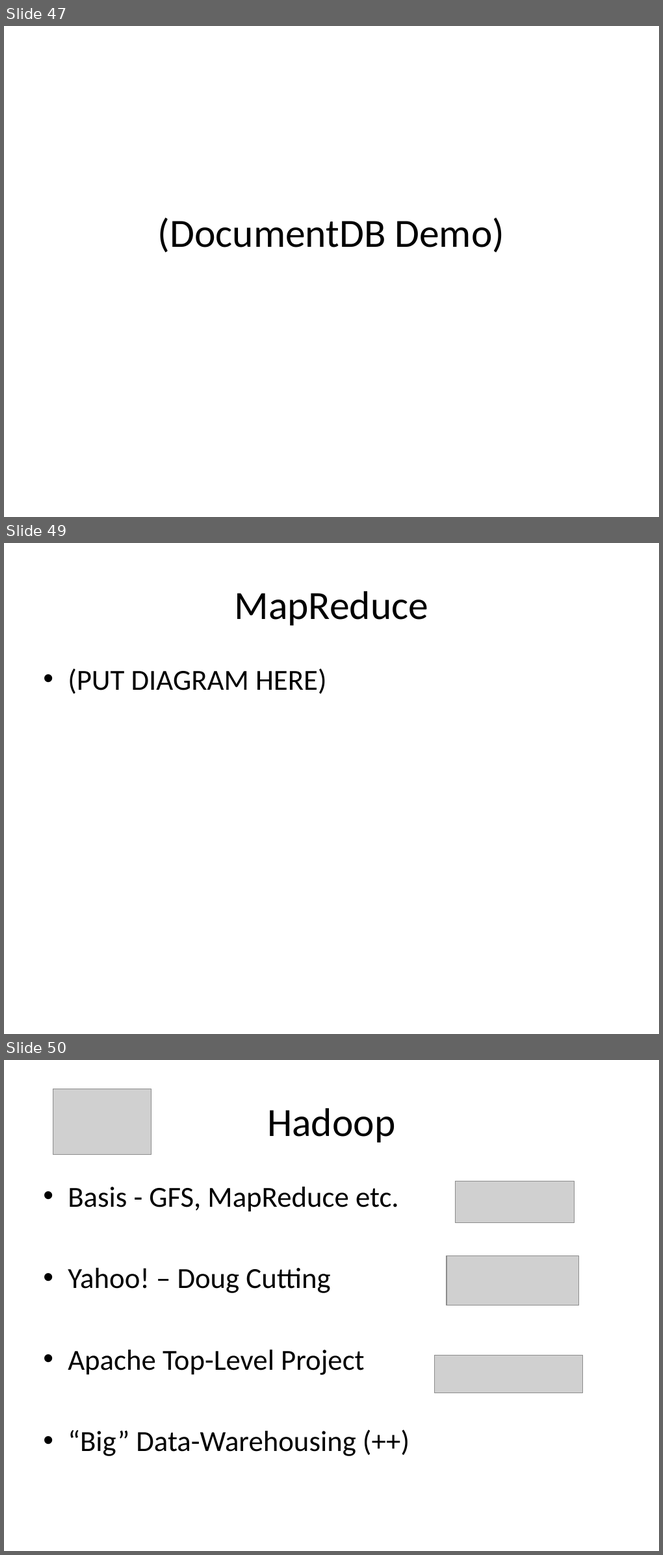
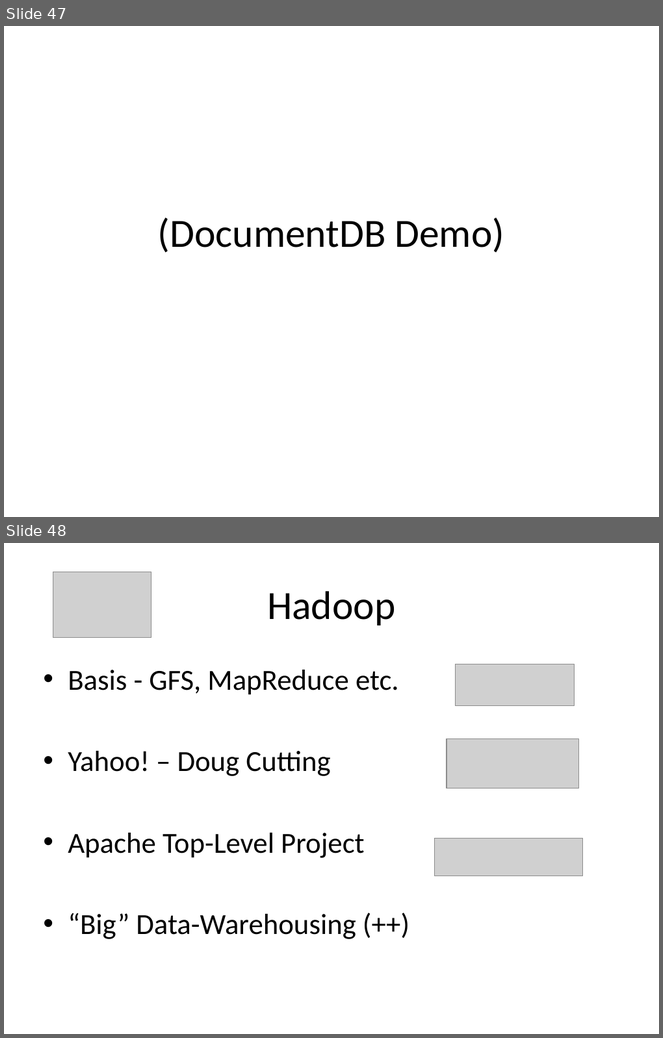
Before and after one commit to alexdgarland/database-demos, a slide deck: Slides/Not Only SQL - Picking A Database for DotNET.pptx. Shown one above the other, each under a label of ours: slides 47, 49 and 50 before the commit, slides 47 and 48 after it; the slides between them are not shown. The pictures are 663x1555 and 663x1038 pixels, drawn with LibreOffice and Linux fonts; fonts in the diff are those of the drawing; grey boxes stand for pictures. Boxes give left, top, right and bottom in pixels: in the first picture for what was removed or moved away, otherwise in the second. Text is boxed around its words. In the diff, an @@ line names an element or a change of style, - is before the commit and + after.

```diff
--- a/Slides/Not Only SQL - Picking A Database for DotNET.pptx
+++ b/Slides/Not Only SQL - Picking A Database for DotNET.pptx
@@ slide 49 removed at <box>4,543,659,1034</box>, background #FFFFFF @@
@@ title removed at <box>234,591,428,626</box> @@
-MapReduce
@@ text removed at <box>68,668,327,694</box> @@
-• (PUT DIAGRAM HERE)
@@ what was slide 50 is now slide 48 @@
```
Also in this commit, not shown: 6 slides changed.
